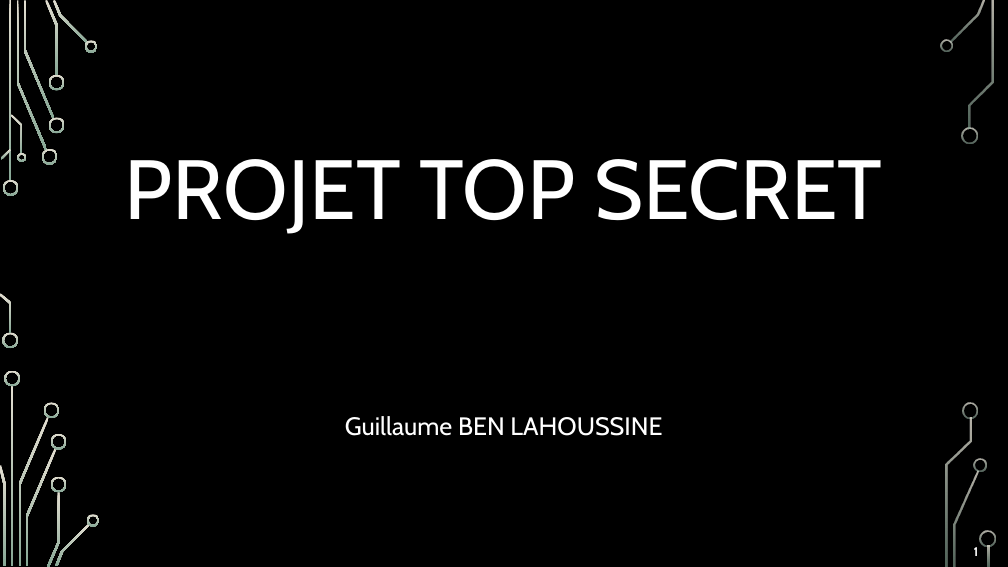
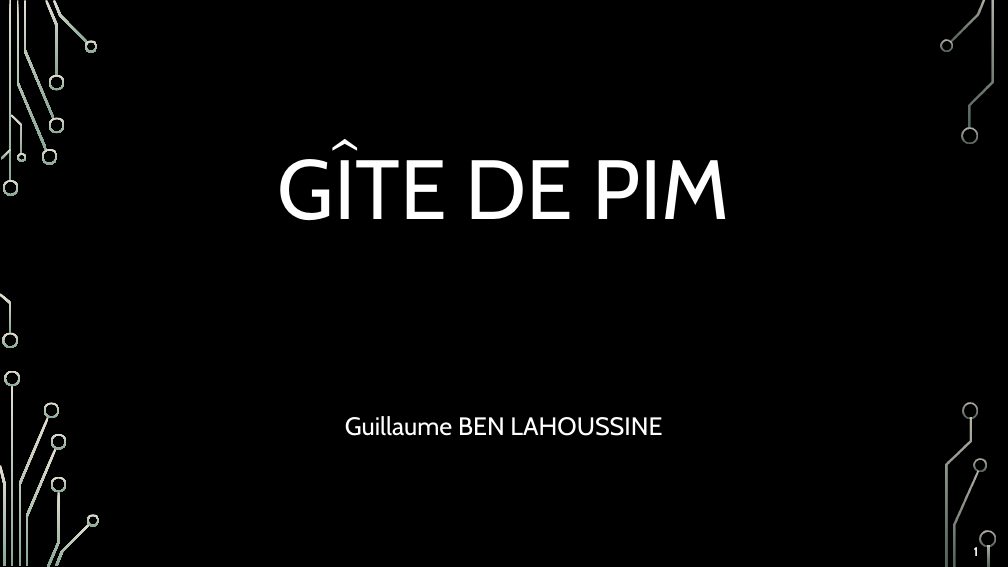
Before and after one commit to Kawiess/ECF-AT2, a slide deck: slide 1 of private/Presentation_AT2.pptx. Drawn at 1008x567 pixels with LibreOffice and Linux fonts; fonts in the diff are those of the drawing; background and template pictures are left out. Boxes give left, top, right and bottom in pixels: in the first picture for what was removed or moved away, otherwise in the second. Text is boxed around its words. In the diff, an @@ line names an element or a change of style, - is before the commit and + after.

```diff
--- a/private/Presentation_AT2.pptx
+++ b/private/Presentation_AT2.pptx
@@ title at box(278, 148, 729, 220): text changed @@
-PROJET TOP SECRET
+GÎTE DE PIM
```
Also in this commit, not shown: 2 other files.
